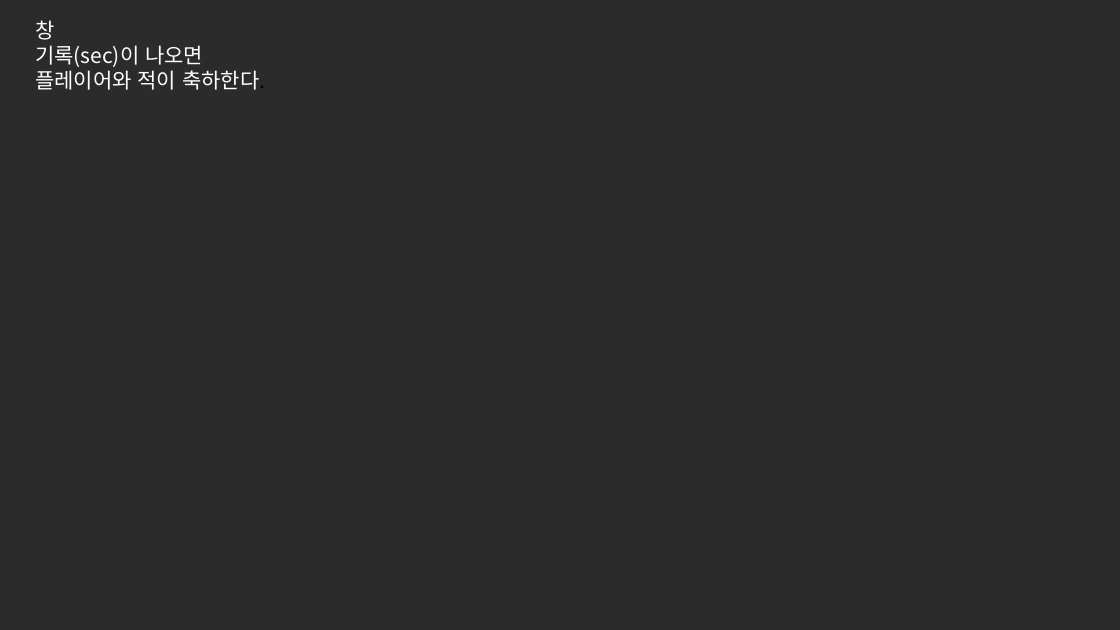
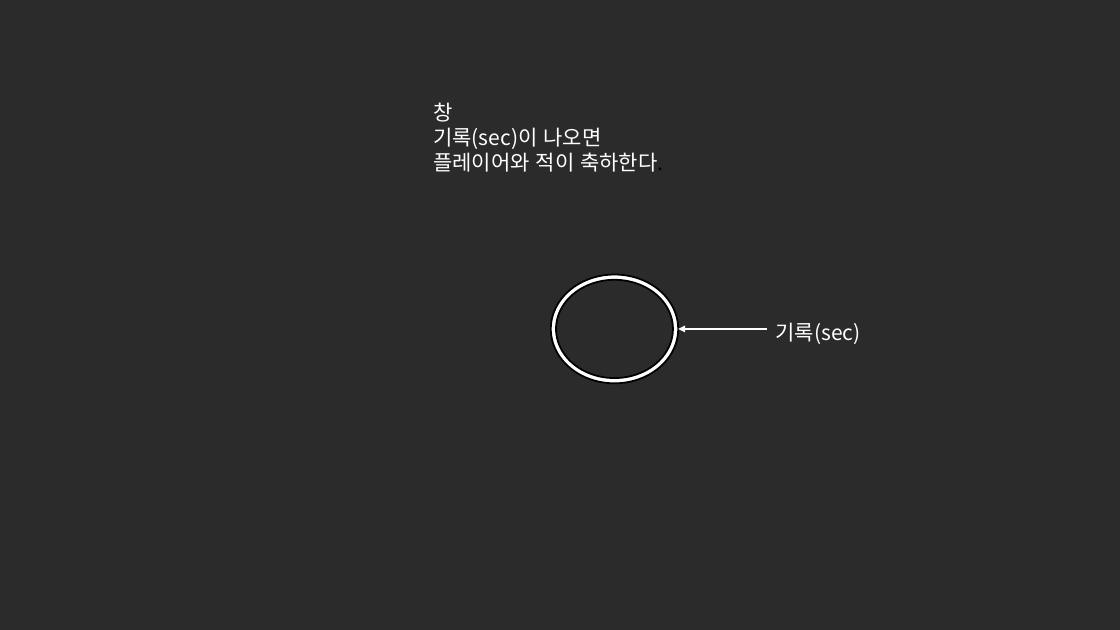
Before and after one commit to KJH112040/2024_computer_graphics_project, a slide deck: slide 3 of 컴퓨터 그래픽스 발표 프레젠테이션.pptx. Drawn at 1120x630 pixels with LibreOffice and Linux fonts; fonts in the diff are those of the drawing; background and template pictures are left out; a plain dark background stands for a picture behind light text. Boxes give left, top, right and bottom in pixels: in the first picture for what was removed or moved away, otherwise in the second. Text is boxed around its words. In the diff, an @@ line names an element or a change of style, - is before the commit and + after.

```diff
--- a/컴퓨터 그래픽스 발표 프레젠테이션.pptx
+++ b/컴퓨터 그래픽스 발표 프레젠테이션.pptx
@@ text "창" moved from (x1=35, y1=20, x2=265, y2=90) to (x1=433, y1=102, x2=663, y2=172) @@
@@ donut added at (x1=551, y1=275, x2=679, y2=384), fill #FFFFFF, outline #000000 1.5 pt @@
@@ arrow added from (767, 329) to (678, 329), #FFFFFF 1.5 pt @@
@@ text added at (x1=776, y1=322, x2=861, y2=344), 18 pt, text #FFFFFF @@
+기록(sec)
```
Also in this commit, not shown: 1 other slide changed.
